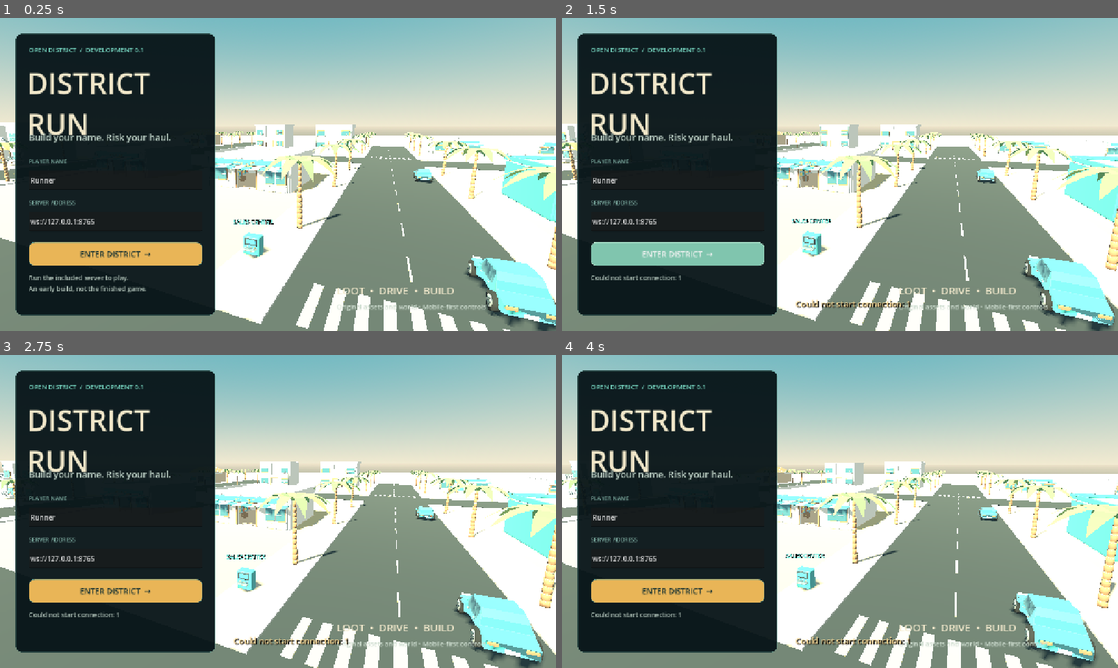
Above: before the commit, frames 1-4 (two rows, left to right).
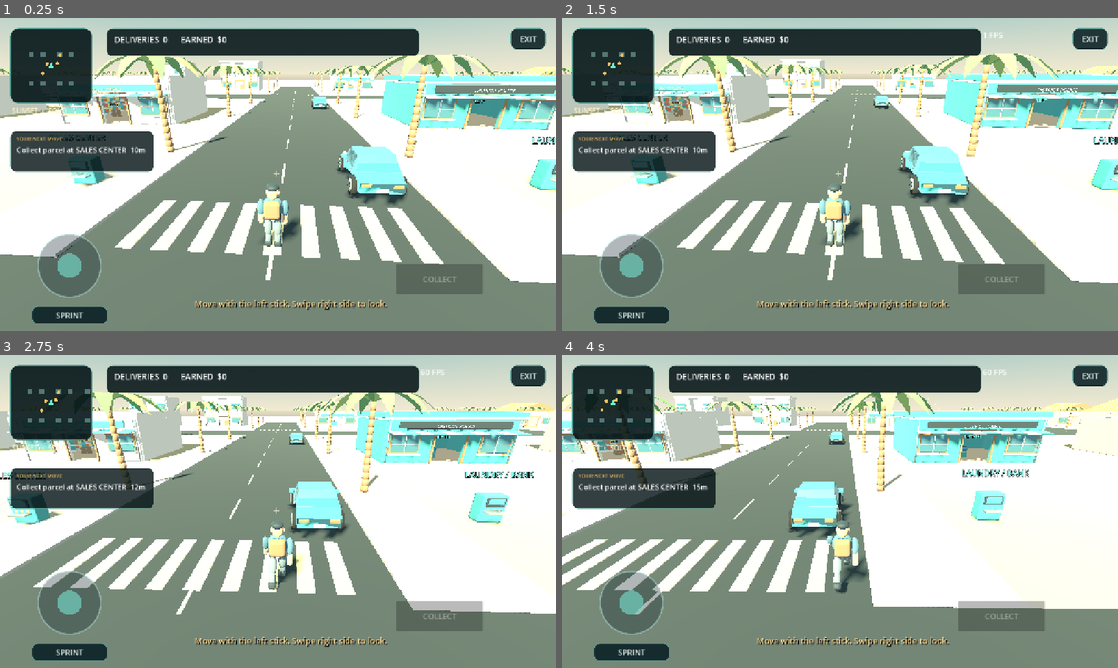
Above: after the commit, the same moments.

Repository: nydgrdp-del/district-run
Game: Godot game, scene res://main.tscn
Two runs of this game, one before a commit and one after it. Both use one fixed random seed, a clock stepped at 60 frames per second and the inputs below.
Inputs (mouse positions are in pixels of both pictures, inside the frame that each line leads up to):
- Up to frame 1 (0.25 s): no input
- Up to frame 2 (1.5 s): click (678, 252) at 0.5 s, where only the run before the commit has a clickable "ENTER DISTRICT →"; click (678, 252) at 1.25 s, where only the run before the commit has a clickable "ENTER DISTRICT →"
- Up to frame 3 (2.75 s): move the mouse to (400, 495) at 2.02 s; hold D (right) from 2.03 s (still down); hold E (interact) from 2.03 s (still down); click (400, 495) at 2.17 s; tap M (mask) at 2.3 s
- Up to frame 4 (4 s): release D (right) at 2.75 s; release E (interact) at 2.75 s; drag from (728, 527) to (812, 574) at 2.77 s; move the mouse to (895, 442) at 3.52 s; hold D (right) from 3.53 s (still down); hold Shift (sprint) from 3.53 s (still down); click (895, 442) at 3.67 s; tap F (vehicle) at 3.8 s

The runs differ from the first frame. In frame 1, 77% of the frame differs, in the area x 0-100%, y 0-100%; in frame 2, 77%; in frame 3, 78%; in frame 4, 79%.

Commit message:
Start Android in playable solo delivery mode with touch controls

Diff:
--- a/client/scripts/main.gd
+++ b/client/scripts/main.gd
@@ -14,6 +14,10 @@
 var latest := {}
 var yaw := 0.0
 var pitch := .23
+var practice := false
+var carrying := false
+var deliveries := 0
+var online_controls: Array[Control] = []
 var playing := false
 var input_clock := 0.0
 var step_clock := 0.0
@@ -47,7 +51,7 @@
 var smoke_ok := false
 
 func _ready() -> void:
-	DisplayServer.window_set_title("District Run | Mobile development build 0.3")
+	DisplayServer.window_set_title("District Run | Mobile development build 0.4")
 	_setup_inputs()
 	net = Network.new()
 	add_child(net)
@@ -73,6 +77,8 @@
 			smoke = true
 	if not auto_url.is_empty():
 		net.join(auto_url,"Build tester")
+	else:
+		_start_practice()
 
 func _setup_inputs() -> void:
 	var keys := {"forward":KEY_W,"back":KEY_S,"left":KEY_A,"right":KEY_D,"sprint":KEY_SHIFT,
@@ -163,8 +169,9 @@
 	canvas.add_child(root)
 	menu = Control.new()
 	root.add_child(menu)
+	menu.set_anchors_and_offsets_preset(Control.PRESET_FULL_RECT)
 	var pane := _panel(menu,Vector2(36,36),Vector2(460,648),Color(.025,.075,.09,.95))
-	_label(pane,"OPEN DISTRICT  /  DEVELOPMENT 0.1",Vector2(30,26),Vector2(400,30),15,Color("72cfbb"))
+	_label(pane,"OPEN DISTRICT  /  DEVELOPMENT 0.4",Vector2(30,26),Vector2(400,30),15,Color("72cfbb"))
 	_label(pane,"DISTRICT\nRUN",Vector2(26,68),Vector2(405,150),66,Color("f2e8ca"))
 	_label(pane,"Build your name. Risk your haul.",Vector2(30,223),Vector2(400,32),21,Color("c0d3c8"))
 	_label(pane,"PLAYER NAME",Vector2(30,285),Vector2(400,22),13,Color("85b6aa"))
@@ -181,13 +188,16 @@
 	address.text=net.config.get_value("connection","url","ws://127.0.0.1:8765")
 	pane.add_child(address)
 	_button(pane,"ENTER DISTRICT  →",Vector2(30,480),Vector2(400,54),func(): net.join(address.text,nickname.text),true)
-	status = _label(pane,"Run the included server to play.\nAn early build, not the finished game.",Vector2(30,550),Vector2(400,80),15,Color("b4c6bc"))
+	_button(pane,"PLAY SOLO",Vector2(30,543),Vector2(400,42),_start_practice)
+	status = _label(pane,"Run the included server to play.\nAn early build, not the finished game.",Vector2(30,585),Vector2(400,58),15,Color("b4c6bc"))
 	status.autowrap_mode=TextServer.AUTOWRAP_WORD_SMART
 	_label(menu,"LOOT  •  DRIVE  •  BUILD",Vector2(775,610),Vector2(450,40),24,Color("f5ebce"))
 	_label(menu,"Original assets and world • Mobile-first controls",Vector2(775,653),Vector2(470,24),15,Color("ccdbce"))
 	hud = Control.new()
 	hud.visible=false
 	root.add_child(hud)
+	hud.set_anchors_and_offsets_preset(Control.PRESET_FULL_RECT)
+	hud.mouse_filter=Control.MOUSE_FILTER_IGNORE
 	fps_label=_label(hud,"",Vector2(968,26),Vector2(115,40),18)
 	map=MiniMap.new()
 	map.position=Vector2(24,24)
@@ -215,6 +225,10 @@
 	_button(hud,"CAR",Vector2(1006,508),Vector2(106,46),_vehicle)
 	ammo_label=_label(hud,"",Vector2(1090,477),Vector2(180,30),19,Color("f5dfa0"))
 	_label(hud,"+",Vector2(628,338),Vector2(30,38),28,Color(.95,.95,.85,.8))
+	for child in hud.get_children():
+		if child is Button and child.text in ["BAG","MASK","RELOAD","FIRE","CAR"]:
+			online_controls.append(child)
+	online_controls.append(ammo_label)
 	toast=_label(root,"",Vector2(360,644),Vector2(620,48),19,Color("ffdd97"))
 	toast.horizontal_alignment=HORIZONTAL_ALIGNMENT_CENTER
 	toast.add_theme_color_override("font_shadow_color",Color.BLACK)
@@ -229,8 +243,66 @@
 	inventory.add_child(bag_grid)
 	_label(inventory,"Stolen goods are lost on death while wanted.\nSell at the teal terminal near the market.",Vector2(28,370),Vector2(500,60),17,Color("b9ccc3"))
 
+func _start_practice() -> void:
+	practice=true
+	carrying=false
+	deliveries=0
+	net.player_id="local"
+	_connected()
+	for control in online_controls:
+		control.hide()
+	var spawn: Array=world.data.spawn
+	you={"id":"local","name":"Runner","x":float(spawn[0]),"z":float(spawn[1]),"yaw":0.0,
+		"speed":0.0,"vehicle":"","role":"runner","masked":false}
+	var actor := Actor.new()
+	add_child(actor)
+	actor.setup(world.models.runner,"Runner")
+	actor.position=Vector3(you.x,0,you.z)
+	actor.state(you)
+	actor.name_label.hide()
+	actors.local=actor
+	yaw=0
+	camera.position=actor.position+Vector3(.6,4,6.2)
+	location_label.text="SUNSET  •  SOLO"
+	_practice_hud()
+	_notice("Move with the left stick. Swipe right side to look.")
+
+func _practice_hud() -> void:
+	var station: Dictionary=world.data.stations[1 if carrying else 0]
+	var offset:=Vector2(station.x-you.x,station.z-you.z)
+	objective.text=("Deliver to " if carrying else "Collect parcel at ")+str(station.title)+"  %dm" % roundi(offset.length())
+	interact_button.text="DELIVER" if carrying else "COLLECT"
+	interact_button.disabled=offset.length()>3
+	stats.text="DELIVERIES  %d      EARNED  $%d" % [deliveries,deliveries*100]
+	map.player=Vector2(you.x,you.z)
+	map.yaw=yaw
+	map.queue_redraw()
+
+func _practice_move(dir: Vector2, sprint: bool, delta: float) -> void:
+	var actor: Node3D=actors.local
+	var step:=dir*(6.2 if sprint else 3.8)*delta
+	for axis in [Vector2(step.x,0),Vector2(0,step.y)]:
+		var pos: Vector2=Vector2(you.x,you.z)+axis
+		if maxf(absf(pos.x),absf(pos.y))>world.data.extent-0.4:
+			continue
+		var key:=Vector2i(roundi(pos.x/60),roundi(pos.y/60))
+		var blocked:=false
+		for dx in range(-1,2):
+			for dz in range(-1,2):
+				for wall in world.walls_by_chunk.get(key+Vector2i(dx,dz),[]):
+					if absf(pos.x-wall[0])<wall[2]*.5+.35 and absf(pos.y-wall[1])<wall[3]*.5+.35:
+						blocked=true
+		if not blocked:
+			you.x=pos.x
+			you.z=pos.y
+	you.speed=step.length()/delta
+	you.yaw=yaw
+	actor.state(you)
+
 func _connected() -> void:
 	playing=true
+	for control in online_controls:
+		control.show()
 	menu.hide()
 	hud.show()
 	touch.enabled=true
@@ -239,6 +311,7 @@
 
 func _disconnected() -> void:
 	playing=false
+	practice=false
 	hud.hide()
 	menu.show()
 	inventory.hide()
@@ -359,6 +432,13 @@
 	interact_button.disabled=nearest.is_empty()
 
 func _interact() -> void:
+	if practice:
+		if not interact_button.disabled:
+			if carrying:
+				deliveries+=1
+			carrying=not carrying
+			_practice_hud()
+		return
 	if not nearest.is_empty():
 		net.act(nearest.kind,nearest.id)
 
@@ -382,6 +462,10 @@
 	if event is InputEventMouseMotion and Input.mouse_mode==Input.MOUSE_MODE_CAPTURED:
 		yaw-=event.relative.x*.004
 		pitch=clampf(pitch+event.relative.y*.003,-.08,.9)
+	if practice:
+		if event.is_action_pressed("interact"):
+			_interact()
+		return
 	if event.is_action_pressed("bag"):
 		_toggle_bag()
 	if inventory.visible:
@@ -401,17 +485,21 @@
 	if not playing or you.is_empty():
 		return
 	input_clock+=delta
+	var dir: Vector2 = (Input.get_vector("left","right","forward","back") + touch.move).limit_length()
+	if inventory.visible:
+		dir=Vector2.ZERO
+	if str(you.vehicle).is_empty():
+		dir=dir.rotated(-yaw)
+	var sprint:=Input.is_action_pressed("sprint") or sprint_button.button_pressed
+	if practice:
+		_practice_move(dir,sprint,delta)
 	if input_clock>=.05:
 		input_clock=0
-		var dir: Vector2 = Input.get_vector("left","right","forward","back") + touch.move
-		if inventory.visible:
-			dir=Vector2.ZERO
-		dir=dir.limit_length()
-		if str(you.vehicle).is_empty():
-			var v := Vector3(dir.x,0,dir.y).rotated(Vector3.UP,yaw)
-			dir=Vector2(v.x,v.z)
-		net.movement(dir,yaw,Input.is_action_pressed("sprint") or sprint_button.button_pressed)
-	_find_nearest()
+		if practice:
+			_practice_hud()
+		else:
+			net.movement(dir,yaw,sprint)
+			_find_nearest()
 	var actor: Node3D=actors.get(net.player_id)
 	if actor:
 		var target := actor.position+Vector3(0,1.5,0)
Not shown, changed: client/export_presets.cfg
